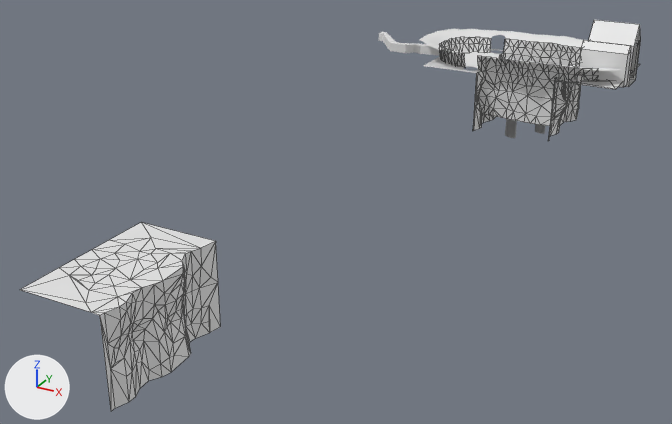
The Blender file Assets/Models/Iteration - Levels/Iteration 3/3 - Main Lobby.blend as it was, and as the next commit left it.
One viewpoint serves both versions: a camera (50 mm lens) standing at (93.4, -190.7, 49.8) and looking at (22.9, -62.6, -14.2). The lights are fixed; the arrows at lower left show +X, +Y and +Z. The first picture is the older version. Mesh edges are drawn as thin lines on the coarser meshes.
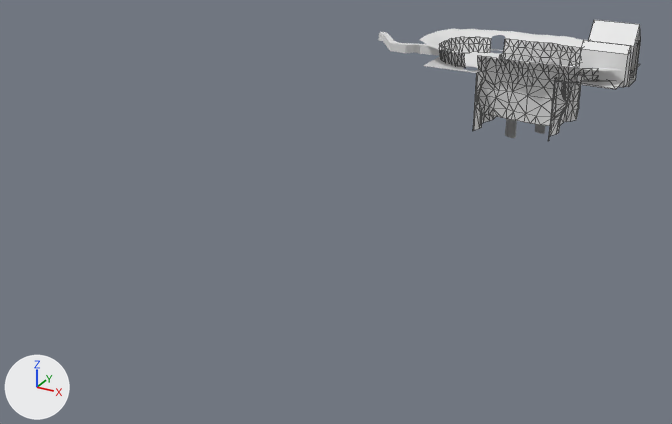
Location of each change, (x1, y1, x2, y2) in pixels of the pictures (672 x 424 px):
'Plane.006', deleted: before (20, 222, 221, 411)

The edits, one by one:
Object 'Plane.006' (ob_plane_006) is deleted.
